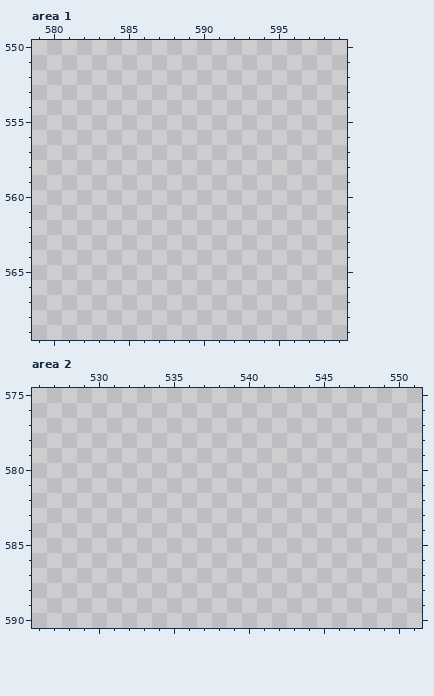
One commit to this pixel-art file: assets/maps/tilemap.aseprite. Above: the version before the commit.
600x816 pixels, 1 frame. Shown: area 1: x 579..599, y 550..569; area 2: x 526..551, y 575..590. The commit also changed other parts of the picture, which this record leaves out.
Visible layers, top first: "Snow", "tiles".
Palette (. is transparent): 
Now the later version:
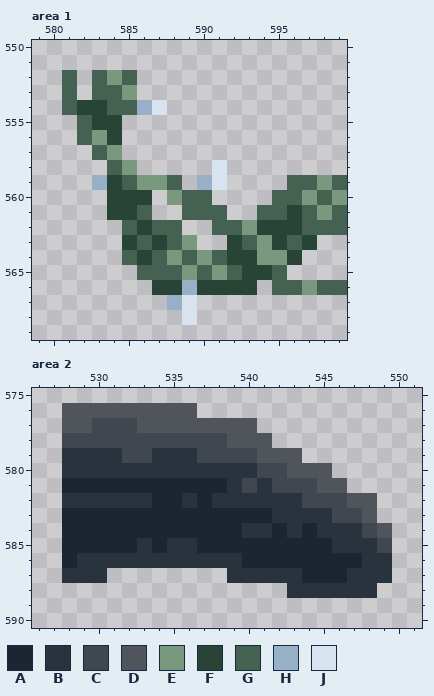
Colours new in this view: A #1b2632  B #29333d  C #40474e  D #4f555b  E #7a987d  F #284436  G #456152  H #97b0c7  J #d7e4f0
Difference:
Area 1, layer "tiles":
y 552: x 581 . -> G; x 583..585 ... -> GEG
y 553: x 581 . -> G; x 583..585 ... -> GGE
y 554: x 581..587 ....... -> GFFGGHJ
y 555: x 582..584 ... -> GFF
y 556: x 582..584 ... -> GEF
y 557: x 583..584 .. -> GE
y 558: x 584..585 .. -> GE; x 591 . -> J
y 559: x 583..588 ...... -> HFGEEG; x 590..591 .. -> HJ; x 596..599 .... -> GGEG
y 560: x 584..586 ... -> FFF; x 588..590 ... -> EGG; x 595..599 ..... -> GGEGE
y 561: x 584..586 ... -> FFG; x 589..591 ... -> GGG; x 594..599 ...... -> GGFGEG
y 562: x 585..588 .... -> GFGG; x 591..599 ......... -> GGEFFFGGG
y 563: x 585..589 ..... -> FGFGE; x 592..597 ...... -> FGEFGF
y 564: x 585..596 ............ -> GFGEGEGFFEEF
y 565: x 586..595 .......... -> GGGEGEGFFG
y 566: x 587..593 ....... -> FFHFFFF; x 595..599 ..... -> GGEGG
y 567: x 588..589 .. -> HJ
y 568: x 589 . -> J
Area 2, layer "tiles":
y 576: x 528..536 ......... -> DDDDDDDDD
y 577: x 528..540 ............. -> DDCCCDDDDDDDD
y 578: x 528..541 .............. -> CCCCCCCCCCCDDD
y 579: x 528..543 ................ -> BBBBCCBBBCCCCDDD
y 580: x 528..545 .................. -> BBBBBBBBBBBBBCCDDD
y 581: x 528..546 ................... -> AAAAAAAAAAABCBCCCDD
y 582: x 528..548 ..................... -> BBBBBBAABABBBBBBCCCDD
y 583: x 528..548 ..................... -> AAAAAAAAAAAAAABBBBCCD
y 584: x 528..549 ...................... -> AAAAAAAAAAAABBABABBBCD
y 585: x 528..549 ...................... -> AAAAABABBAAAAAAAAABBBC
y 586: x 528..549 ...................... -> ABBBBBBBBBBBAAAAAAAABB
y 587: x 528..530 ... -> BBB; x 539..549 ........... -> BBBBBAAABBB
y 588: x 543..548 ...... -> BBBBBB
Where, in picture pixels (left, top, right, bottom), the same in both pictures:
added: (62, 70, 347, 325)
added: (62, 403, 392, 598)
